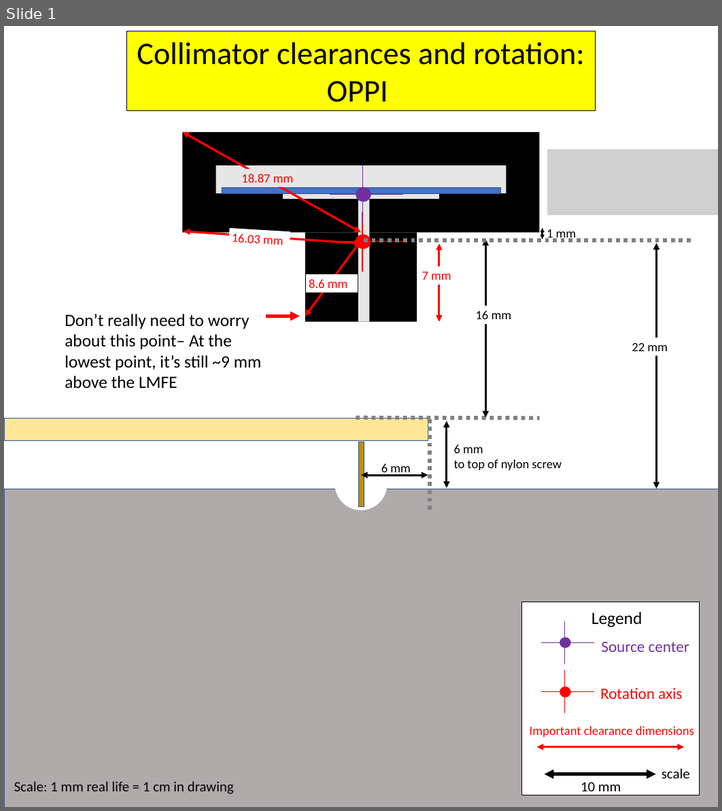
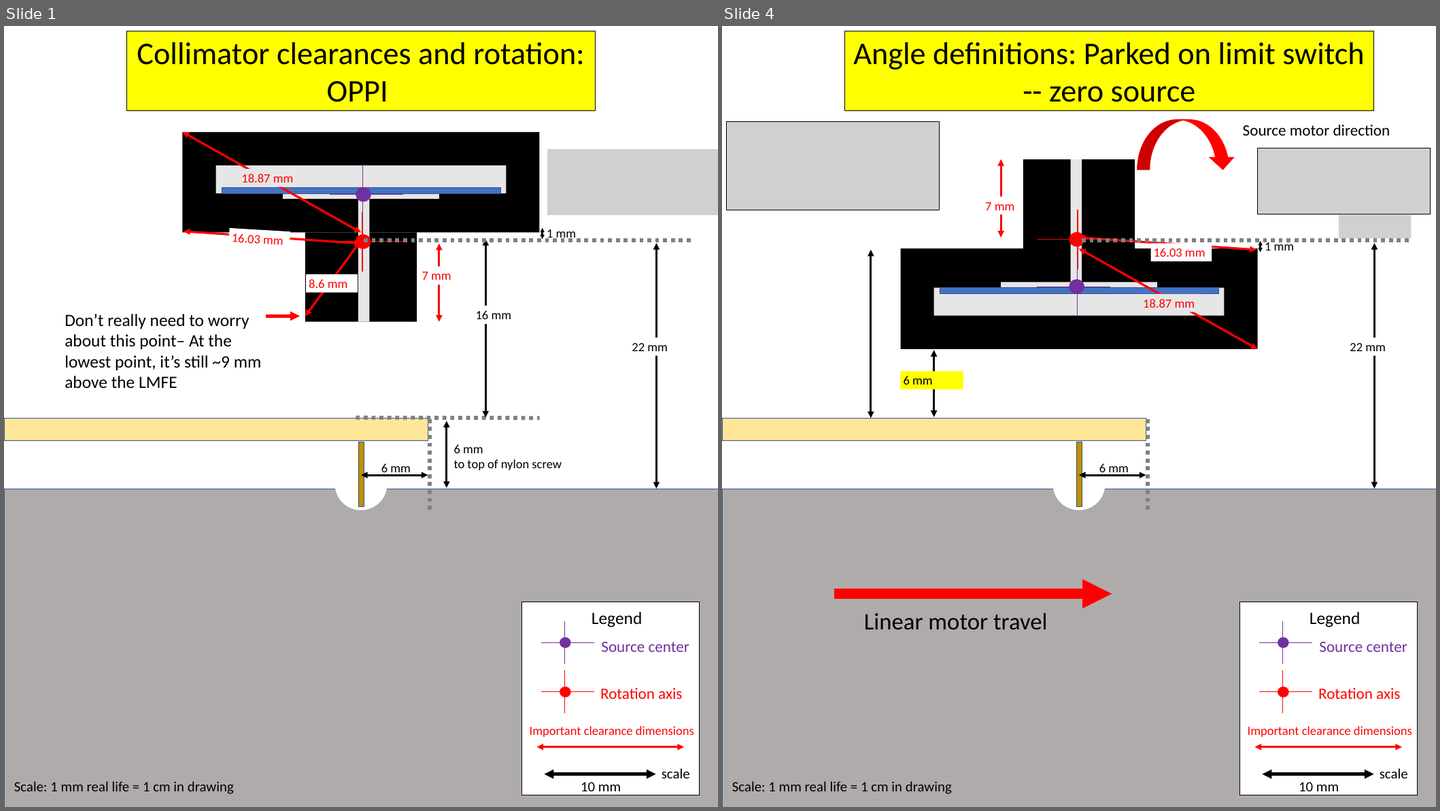
Before and after one commit to legend-exp/CAGE, a slide deck: drawings/toScale_clearances_oppi.pptx. Shown side by side, each under a label of ours: slide 1 before the commit, slides 1 and 4 after it; the slides between them are not shown. The pictures are 722x811 and 1440x811 pixels, drawn with LibreOffice and Linux fonts; fonts in the diff are those of the drawing; grey boxes stand for pictures. Boxes give left, top, right and bottom in pixels: in the first picture for what was removed or moved away, otherwise in the second. Text is boxed around its words. In the diff, an @@ line names an element or a change of style, - is before the commit and + after.

```diff
--- a/drawings/toScale_clearances_oppi.pptx
+++ b/drawings/toScale_clearances_oppi.pptx
@@ slide 4 added at bbox=[722, 26, 1436, 807], background #FFFFFF @@
@@ rectangle added at bbox=[844, 31, 1373, 110], fill #FFFF00, outline #000000 0.75 pt, 80 pt, text #000000 @@
+Angle definitions: Parked on limit switch
+-- zero source
@@ picture added at bbox=[726, 121, 940, 210] @@
@@ curved down arrow added at bbox=[1137, 119, 1235, 169], fill #FF0000, outline #FF0000 1 pt @@
@@ text added at bbox=[1243, 125, 1390, 135], 40 pt, text #000000 @@
+Source motor direction
@@ picture added at bbox=[1257, 148, 1431, 214] @@
@@ picture added at bbox=[1339, 214, 1411, 238] @@
@@ double arrow added from (871, 250) to (871, 418), #000000 5.5 pt @@
@@ line added from (1082, 240) to (1409, 240), #808080 10 pt dashed @@
@@ group added at bbox=[900, 159, 1257, 349]: 8 rectangles, 4 lines, 3 double arrows, 2 ellipses, 1 text @@
+18.87 mm
+7 mm
+16.03 mm
@@ double arrow added from (1261, 241) to (1261, 252), #000000 5.5 pt @@
@@ text added at bbox=[1265, 240, 1295, 250], 32 pt, text #000000 @@
+1 mm
@@ double arrow added from (1374, 243) to (1374, 488), #000000 5.5 pt @@
@@ double arrow added from (934, 350) to (934, 417), #000000 5.5 pt @@
@@ text added at bbox=[1350, 343, 1386, 351], 32 pt, text #000000 @@
+22 mm
@@ rectangle added at bbox=[900, 371, 963, 389], fill #FFFF00, 32 pt, text #000000 @@
+6 mm
@@ rectangle added at bbox=[722, 418, 1146, 440], fill #FFE699, outline #325491 1 pt @@
@@ line added from (1148, 419) to (1148, 510), #808080 10 pt dashed @@
@@ rectangle added at bbox=[1076, 441, 1082, 506], fill #BF9000, outline #325491 1 pt @@
@@ ellipse added at bbox=[1052, 458, 1105, 510], fill #FFFFFF @@
@@ text added at bbox=[1099, 463, 1129, 476], 32 pt, text #000000 @@
+6 mm
@@ rectangle added at bbox=[722, 489, 1436, 807], fill #AFABAB, outline #325491 1 pt @@
@@ double arrow added from (1079, 475) to (1146, 475), #000000 5.5 pt @@
@@ arrow added from (834, 594) to (1112, 594), #FF0000 24.75 pt @@
@@ text added at bbox=[864, 613, 1048, 630], 60 pt, text #000000 @@
+Linear motor travel
@@ group added at bbox=[1240, 602, 1417, 795]: 6 texts, 4 lines, 2 ellipses, 2 double arrows, 1 rectangle @@
+Rotation axis
+Source center
+Important clearance dimensions
+Legend
+10 mm
+scale
@@ text added at bbox=[732, 781, 952, 794], 36 pt, text #000000 @@
+Scale: 1 mm real life = 1 cm in drawing
```
Also in this commit, not shown: 1 slide changed, 5 other slides added, 5 other files.
